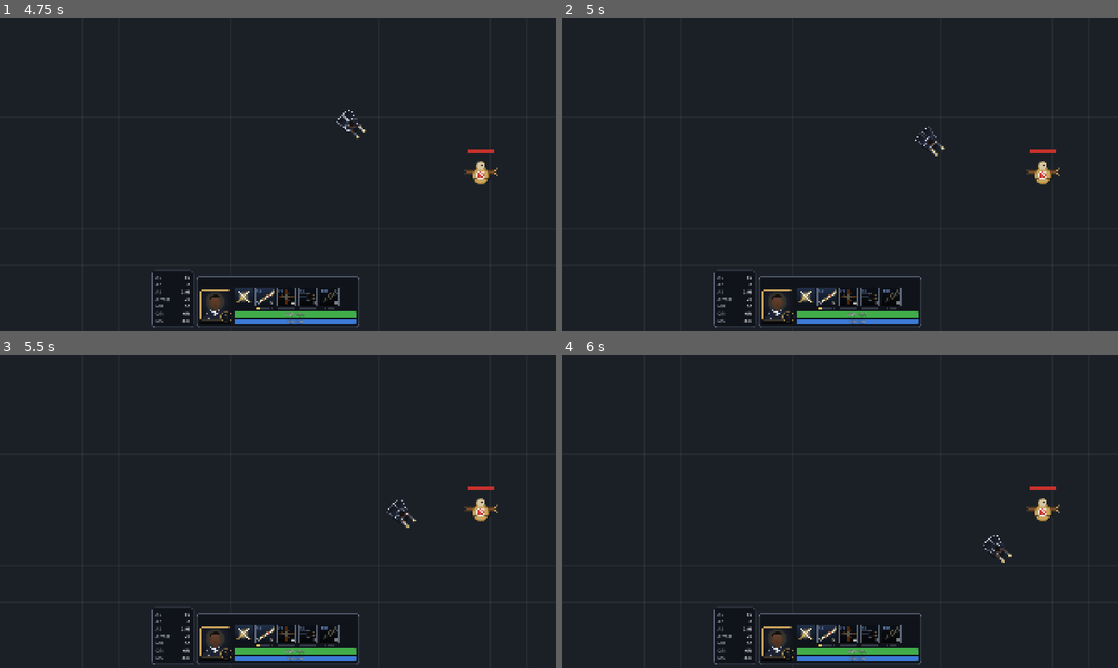
Above: before the commit, frames 1-4 (two rows, left to right).
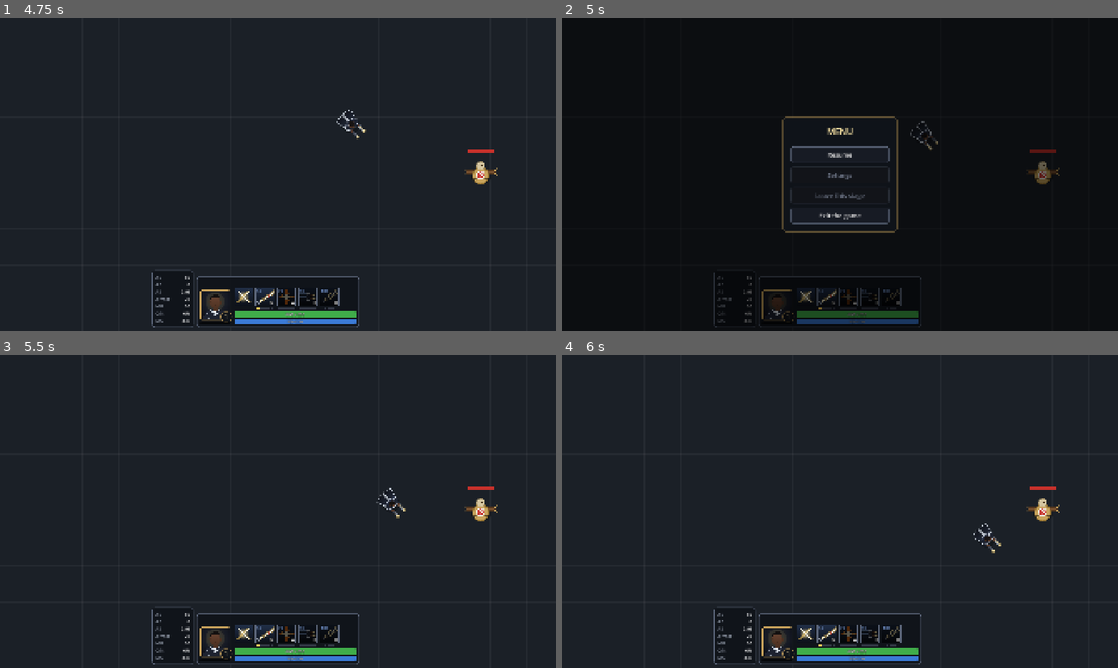
Above: after the commit, the same moments.

Repository: Anhdung1478/lucian-the-lantern
Game: Godot game, scene res://src/stage/stage.tscn
Same seed, same stepped clock (60 frames per second), same inputs: the game is played once before the commit and once after it.
Inputs (mouse positions are in pixels of both pictures, inside the frame that each line leads up to):
- Up to frame 1 (4.75 s): click (266, 284) at 0.52 s; tap Enter at 1.25 s; move the mouse to (400, 158) at 1.27 s; press the mouse at (400, 158) at 1.28 s; tap A (attack_move) at 1.55 s; release the mouse at (400, 158) at 2 s; tap Space at 2 s; drag from (166, 190) to (478, 174) at 2.02 s; move the mouse to (333, 105) at 2.77 s; hold Right mouse button (move) 2.78-3.5 s; click (333, 105) at 3.05 s; drag from (250, 237) to (111, 127) at 3.52 s; move the mouse to (444, 221) at 4.27 s; hold A (attack_move) from 4.28 s (still down); click (444, 221) at 4.42 s; right-click (444, 221) at 4.55 s
- Up to frame 2 (5 s): keep holding A (attack_move); tap Escape (open_menu) at 4.9 s
- Up to frame 3 (5.5 s): release A (attack_move) at 5 s; click (278, 492) at 5 s, where only the run after the commit has a clickable "Resume"
- Up to frame 4 (6 s): drag from (673, 464) to (1040, 511) at 5.77 s

Frame 1 is identical in both runs. In frame 2, 7.1% of the frame differs, in the area x 0-100%, y 0-100%; in frame 3, 0.2%; in frame 4, 0.2%.

Commit message:
Add the ESC menu and pause: Resume and Exit work, Settings and Leave stage disabled
Co-Authored-By: Claude <noreply@anthropic.com>

Diff:
--- a/src/lucian/lucian_controller.gd
+++ b/src/lucian/lucian_controller.gd
@@ -53,6 +53,13 @@
 	get_viewport().set_input_as_handled()
 
 
+## A pause screen opening drops the held move and the armed attack-move.
+func _notification(what: int) -> void:
+	if what == NOTIFICATION_PAUSED:
+		_move_held = false
+		_set_attack_move_armed(false)
+
+
 func _physics_process(_delta: float) -> void:
 	if not _move_held:
 		return
--- a/src/stage/stage.tscn
+++ b/src/stage/stage.tscn
@@ -8,6 +8,8 @@
 [ext_resource type="Script" path="res://src/combat/damage_number_spawner.gd" id="6_numbers"]
 [ext_resource type="PackedScene" path="res://src/ui/hud/hud.tscn" id="7_hud"]
 [ext_resource type="Script" path="res://src/ui/debug/debug_table.gd" id="8_debug"]
+[ext_resource type="Script" path="res://src/ui/screen_switcher.gd" id="9_screens"]
+[ext_resource type="Script" path="res://src/ui/menu/game_menu.gd" id="10_menu"]
 
 [node name="Stage" type="Node2D"]
 script = ExtResource("1_stage")
@@ -38,3 +40,9 @@
 
 [node name="DebugTable" type="CanvasLayer" parent="."]
 script = ExtResource("8_debug")
+
+[node name="Screens" type="Node" parent="."]
+script = ExtResource("9_screens")
+
+[node name="Menu" type="CanvasLayer" parent="Screens"]
+script = ExtResource("10_menu")
--- a/src/ui/hud/hud.gd
+++ b/src/ui/hud/hud.gd
@@ -1,6 +1,7 @@
 class_name Hud
 extends CanvasLayer
-## Lucian's bottom panel and the stats panel. Reads Lucian every frame.
+## Lucian's bottom panel and the stats panel. Reads Lucian every frame, also
+## while the game is paused, so equipping items shows up right away.
 
 ## Space between the stats panel and the bottom panel.
 const STATS_GAP := 10.0
@@ -35,6 +36,7 @@
 
 
 func _ready() -> void:
+	process_mode = PROCESS_MODE_ALWAYS
 	bottom_panel.resized.connect(_place_stats_panel)
 	_place_stats_panel()
 
--- a/src/ui/hud/skill_slot.gd
+++ b/src/ui/hud/skill_slot.gd
@@ -82,7 +82,8 @@
 	var cost := skill.mana_cost()
 	var remaining := skill.cooldown.remaining
 	_lock.visible = progress.bought[skill.slot] == 0
-	_plus.visible = progress.can_rank_up(skill.slot)
+	# No rank-ups while paused, same as Ctrl + key.
+	_plus.visible = progress.can_rank_up(skill.slot) and not get_tree().paused
 	_cost_label.text = str(roundi(cost)) if cost > 0.0 else ""
 	if remaining <= 0.0:
 		_cooldown_label.text = ""
--- /dev/null
+++ b/src/ui/menu/game_menu.gd
@@ -0,0 +1,92 @@
+class_name GameMenu
+extends CanvasLayer
+## The ESC menu: Resume, Settings, Leave this stage, Exit the game. Settings
+## and Leave this stage are not built yet, so they are shown disabled.
+
+signal resume_requested
+
+const BUTTON_SIZE := Vector2(340, 56)
+const PANEL_COLOR := Color(0.06, 0.075, 0.1, 0.96)
+const BORDER_COLOR := Color(0.79, 0.64, 0.36)
+const TITLE_COLOR := Color("ffe9a8")
+
+
+func _ready() -> void:
+	layer = 40
+	visible = false
+	_build()
+
+
+func _build() -> void:
+	var backdrop := ColorRect.new()
+	backdrop.color = Color(0, 0, 0, 0.55)
+	backdrop.set_anchors_preset(Control.PRESET_FULL_RECT)
+	add_child(backdrop)
+
+	var center := CenterContainer.new()
+	center.set_anchors_preset(Control.PRESET_FULL_RECT)
+	backdrop.add_child(center)
+	var panel := PanelContainer.new()
+	var style := StyleBoxFlat.new()
+	style.bg_color = PANEL_COLOR
+	style.border_color = BORDER_COLOR
+	style.set_border_width_all(2)
+	style.set_corner_radius_all(10)
+	style.set_content_margin_all(28)
+	panel.add_theme_stylebox_override(&"panel", style)
+	center.add_child(panel)
+
+	var box := VBoxContainer.new()
+	box.add_theme_constant_override(&"separation", 14)
+	panel.add_child(box)
+	var title := Label.new()
+	title.text = "MENU"
+	title.horizontal_alignment = HORIZONTAL_ALIGNMENT_CENTER
+	title.add_theme_color_override(&"font_color", TITLE_COLOR)
+	title.add_theme_font_size_override(&"font_size", 30)
+	box.add_child(title)
+	box.add_child(HSeparator.new())
+	_button(box, "Resume", func() -> void: resume_requested.emit())
+	_button(box, "Settings", Callable())
+	_button(box, "Leave this stage", Callable())
+	_button(box, "Exit the game", func() -> void: get_tree().quit())
+
+
+## A button without an action is shown disabled, with a hover note.
+func _button(parent: Control, text: String, action: Callable) -> Button:
+	var button := Button.new()
+	button.text = text
+	button.custom_minimum_size = BUTTON_SIZE
+	button.focus_mode = Control.FOCUS_NONE
+	button.add_theme_font_size_override(&"font_size", 22)
+	for state: StringName in [&"normal", &"hover", &"pressed", &"disabled"]:
+		button.add_theme_stylebox_override(state, _button_style(state))
+	button.add_theme_color_override(&"font_hover_color", TITLE_COLOR)
+	button.add_theme_color_override(&"font_disabled_color", Color(0.45, 0.48, 0.55))
+	if action.is_valid():
+		button.pressed.connect(action)
+	else:
+		button.disabled = true
+		button.set_meta(&"hover_text", "Not available yet")
+	parent.add_child(button)
+	return button
+
+
+func _button_style(state: StringName) -> StyleBoxFlat:
+	var style := StyleBoxFlat.new()
+	style.set_corner_radius_all(6)
+	style.set_border_width_all(2)
+	match state:
+		&"hover":
+			style.bg_color = Color(0.12, 0.14, 0.19)
+			style.border_color = BORDER_COLOR
+		&"pressed":
+			style.bg_color = Color(0.2, 0.17, 0.1)
+			style.border_color = BORDER_COLOR
+		&"disabled":
+			style.bg_color = Color(0.07, 0.08, 0.1)
+			style.border_color = Color(0.2, 0.22, 0.26)
+		_:
+			style.bg_color = Color(0.09, 0.105, 0.14)
+			style.border_color = Color(0.36, 0.4, 0.48)
+	return style
--- /dev/null
+++ b/src/ui/screen_switcher.gd
@@ -0,0 +1,27 @@
+class_name ScreenSwitcher
+extends Node
+## Opens and closes the pause screens: the backpack on P and the menu on ESC.
+## The only place that pauses the game. Keys are read in _input, so a focused
+## text field can never swallow them.
+
+@onready var menu: GameMenu = $Menu
+
+
+func _ready() -> void:
+	process_mode = PROCESS_MODE_ALWAYS
+	menu.resume_requested.connect(set_menu_open.bind(false))
+
+
+func _input(event: InputEvent) -> void:
+	if event.is_action_pressed(&"open_menu"):
+		set_menu_open(not menu.visible)
+		get_viewport().set_input_as_handled()
+
+
+func set_menu_open(open: bool) -> void:
+	menu.visible = open
+	_update_pause()
+
+
+func _update_pause() -> void:
+	get_tree().paused = menu.visible
--- a/tests/tools/screenshot.gd
+++ b/tests/tools/screenshot.gd
@@ -46,6 +46,8 @@
 			await scenario_combo()
 		"hud":
 			await scenario_hud()
+		"menu":
+			await scenario_menu()
 		_:
 			push_error("Unknown scenario: " + scenario)
 	quit()
@@ -248,3 +250,18 @@
 	await shot("combo_0")
 	await wait(2.5)
 	await shot("combo_1")
+
+
+func scenario_menu() -> void:
+	lucian.command_move(lucian.global_position + Vector2(600, 0))
+	await wait(0.3)
+	await press_key(KEY_ESCAPE, true)
+	await press_key(KEY_ESCAPE, false)
+	var x := lucian.global_position.x
+	await wait(0.5)
+	print("paused after ESC (expect true): ", paused, "  Lucian frozen (expect true): ", is_equal_approx(x, lucian.global_position.x))
+	await shot("menu_0")
+	await press_key(KEY_ESCAPE, true)
+	await press_key(KEY_ESCAPE, false)
+	await wait(0.3)
+	print("paused after 2nd ESC (expect false): ", paused, "  Lucian moving (expect true): ", lucian.global_position.x > x)
Not shown, added: src/ui/menu/game_menu.gd.uid
Not shown, added: src/ui/screen_switcher.gd.uid
